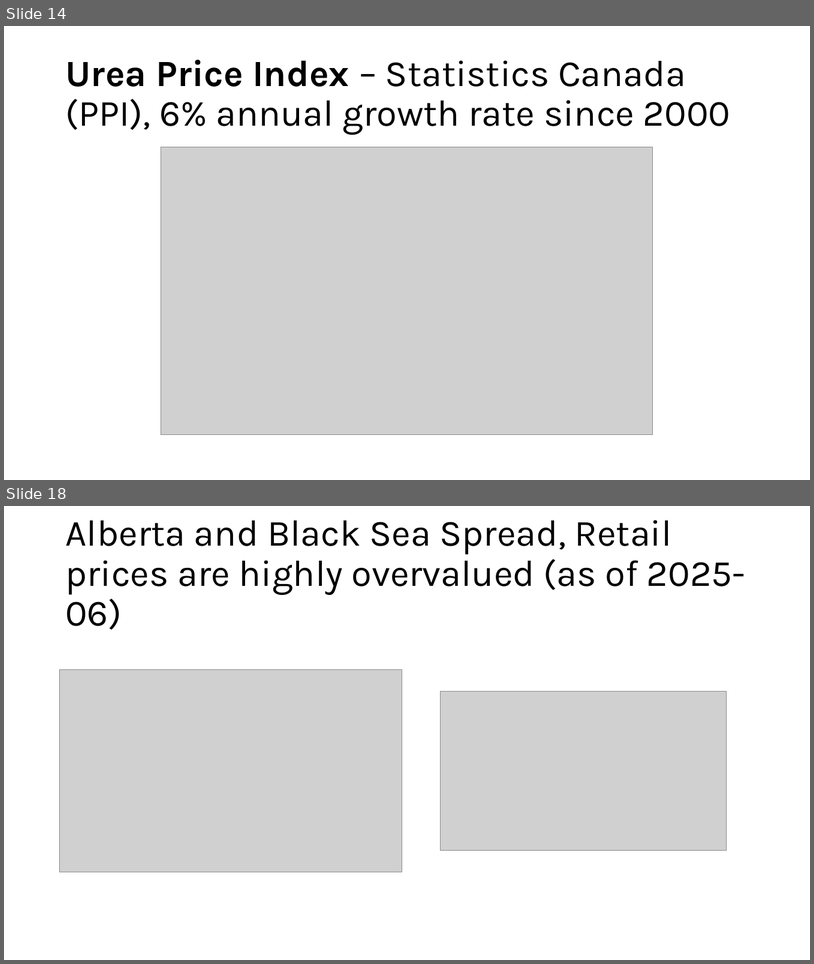
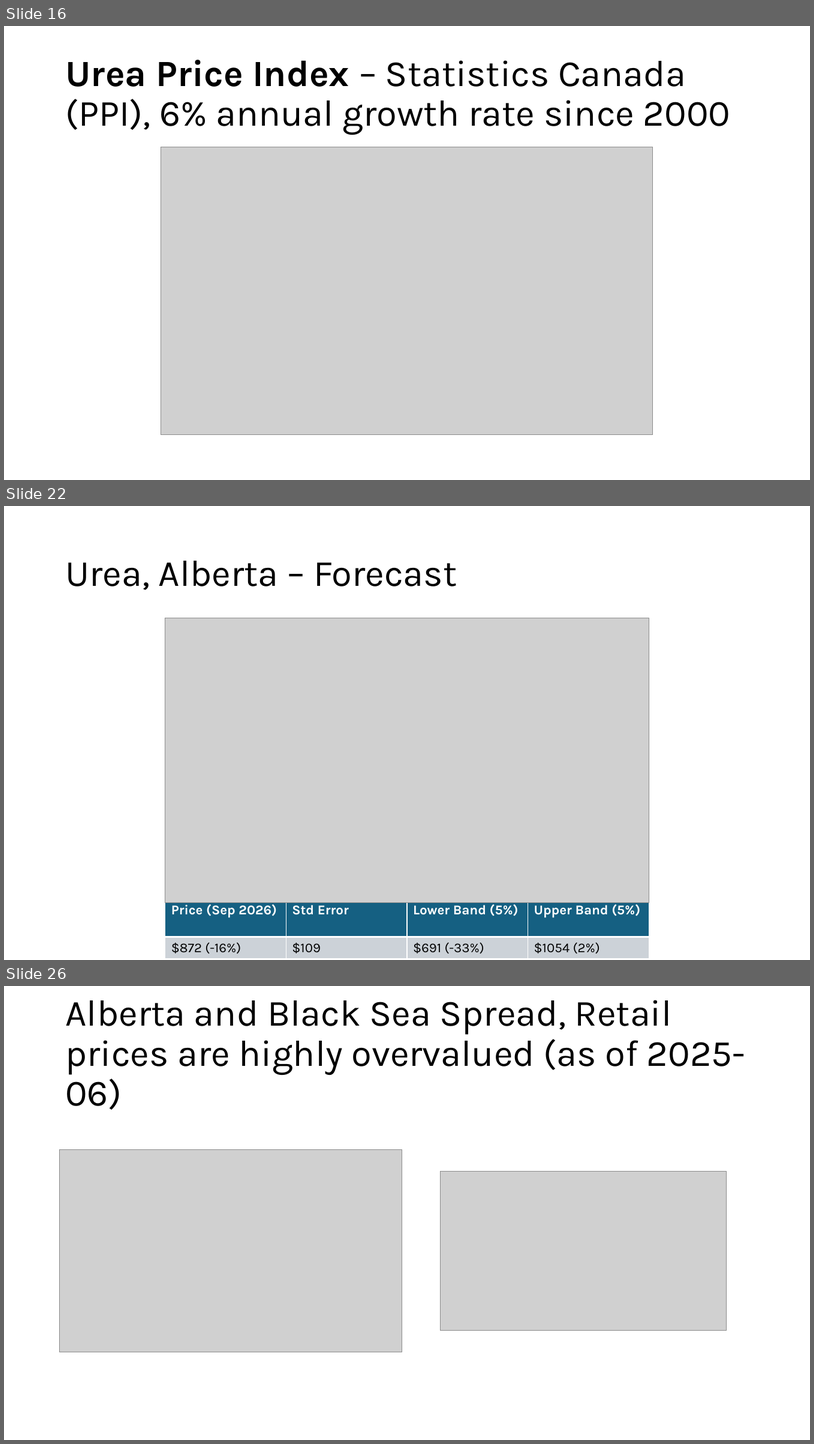
Before and after one commit to mahdi-ghafarian/time-series, a slide deck: borderland/2-urea/presentation/urea.pptx. Shown one above the other, each under a label of ours: slides 14 and 18 before the commit, slides 16, 22 and 26 after it; the slides between them are not shown. The pictures are 814x964 and 814x1444 pixels, drawn with LibreOffice and Linux fonts; fonts in the diff are those of the drawing; grey boxes stand for pictures. Boxes give left, top, right and bottom in pixels: in the first picture for what was removed or moved away, otherwise in the second. Text is boxed around its words. In the diff, an @@ line names an element or a change of style, - is before the commit and + after.

```diff
--- a/borderland/2-urea/presentation/urea.pptx
+++ b/borderland/2-urea/presentation/urea.pptx
@@ slide 22 added at (4,506,810,960), background #FFFFFF @@
@@ title added at (65,561,457,590), 44 pt, text #000000 @@
+Urea, Alberta – Forecast
@@ picture added at (165,618,650,902) @@
@@ table added at (165,899,650,959), 2 rows, 4 columns @@
+Price (Sep 2026) | Std Error | Lower Band (5%) | Upper Band (5%)
+$872 (-16%) | $109 | $691 (-33%) | $1054 (2%)
@@ what was slide 14 is now slide 16 @@
@@ what was slide 18 is now slide 26 @@
```
Also in this commit, not shown: 8 slides changed, 9 other slides added, 1 slide removed, 5 other files.
